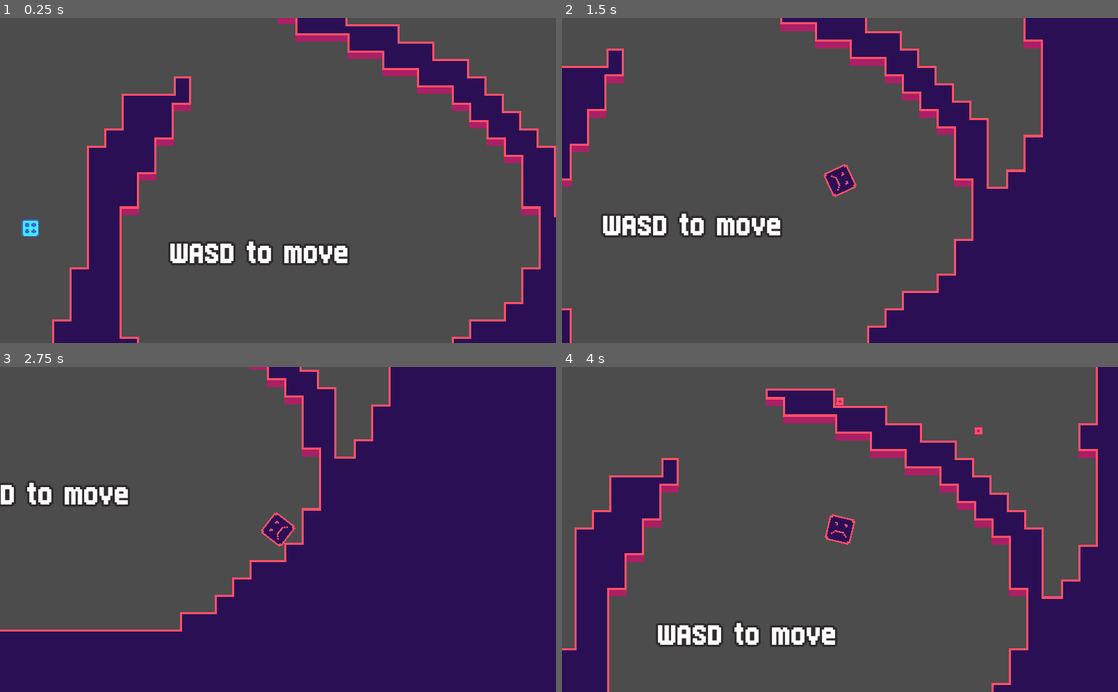
Above: before the commit, frames 1-4 (two rows, left to right).
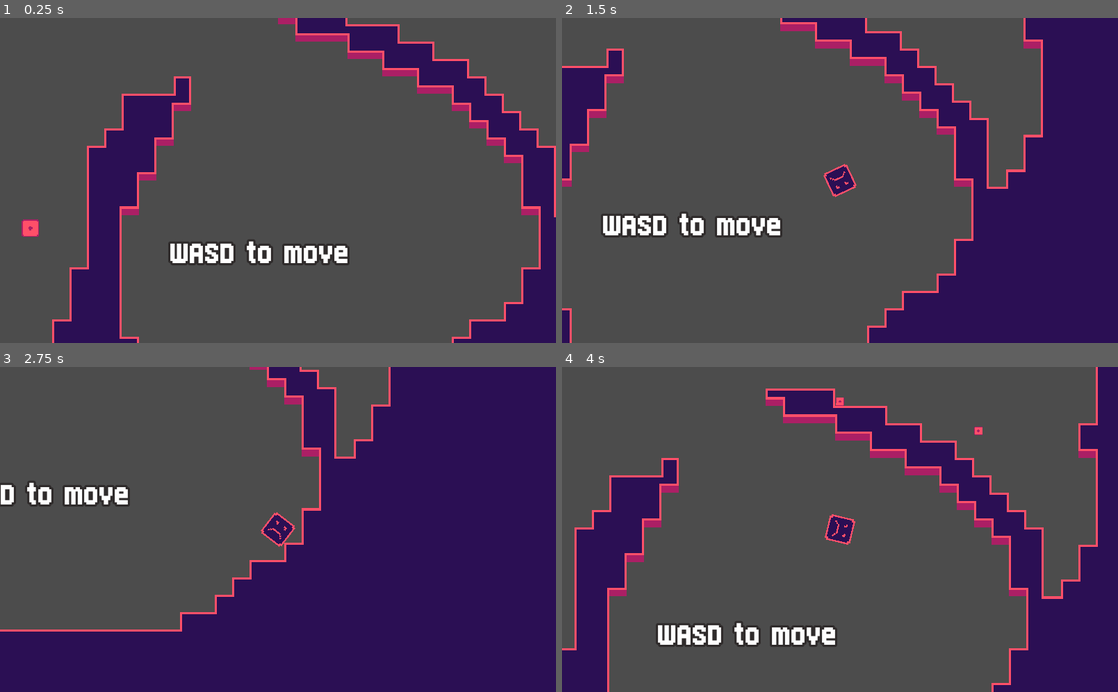
Above: after the commit, the same moments.

Repository: russmatney/dice-nine
Game: Godot game, scene res://src/progression/Level1.tscn
Same seed, same stepped clock (60 frames per second), same inputs: the game is played once before the commit and once after it.
Inputs (mouse positions are in pixels of both pictures, inside the frame that each line leads up to):
- Up to frame 1 (0.25 s): no input
- Up to frame 2 (1.5 s): tap Enter at 0.5, 1.25 s; move the mouse to (962, 164) at 0.52 s; hold D (move_right) 0.53-1.28 s; hold E (fire) 0.53-1.28 s; right-click (962, 164) at 0.8 s; move the mouse to (728, 196) at 1.27 s; hold J (move_down) from 1.28 s (still down); right-click (728, 196) at 1.35 s
- Up to frame 3 (2.75 s): tap E (fire) at 1.55 s; tap Enter at 2 s; move the mouse to (333, 458) at 2.02 s; release J (move_down) at 2.03 s; hold D (move_right) from 2.03 s (still down); hold E (fire) from 2.03 s (still down); right-click (333, 458) at 2.3 s
- Up to frame 4 (4 s): tap Enter at 2.75, 3.5 s; move the mouse to (812, 594) at 2.77 s; release D (move_right) at 2.78 s; release E (fire) at 2.78 s; hold K (move_up) 2.78-3.53 s; right-click (812, 594) at 2.85 s; tap E (fire) at 3.05 s; move the mouse to (1006, 578) at 3.52 s; hold A (move_left) from 3.53 s (still down); hold E (fire) from 3.53 s (still down); right-click (1006, 578) at 3.8 s

The runs differ from the first frame. In frame 1, 0.2% of the frame differs, in the area x 3-7%, y 61-68%; in frame 2, less than 0.1%; in frame 3, less than 0.1%; in frame 4, less than 0.1%.

Commit message:
feat: enemies respecting available sides

Diff:
--- a/src/Enemy.gd
+++ b/src/Enemy.gd
@@ -24,17 +24,21 @@
 func fire_positions():
   return [fire_pos1, fire_pos2, fire_pos3, fire_pos4]
 
+export(Array, String) var available_sides = []
+
 ### ready #####################################################################
 
 func _ready():
   if not current_side:
-    # current_side = Dice.roll_six_sided()
-    current_side = "four"
+    if available_sides.size() > 1:
+      current_side = available_sides[0]
+    else:
+      current_side = "one"
 
   fire_timer.wait_time = fire_time
   fire_timer.start(fire_time)
 
-  # TODO maybe to hectic/want control over this behavior
+  # TODO maybe too hectic/want control over this behavior
   roll_timer.wait_time = roll_every_t
   roll_timer.start()
 
@@ -81,12 +85,13 @@
   rolling_timer.start(rolling_time)
   anim.set_animation("roll")
   # excludes the current_side
-  next_side = Dice.roll_six_sided([current_side])
+  next_side = Dice.roll_six_sided([current_side], available_sides, current_side)
 
 func _on_RollingTimer_timeout():
   rolling = false
   set_side(next_side)
 
 func _on_RollTimer_timeout():
-  # do a roll!
-  roll()
+  if available_sides.size() > 1:
+    # do a roll!
+    roll()
--- a/src/Enemy.tscn
+++ b/src/Enemy.tscn
@@ -15,7 +15,7 @@
 [node name="AnimatedSprite" type="AnimatedSprite" parent="."]
 scale = Vector2( 2, 2 )
 frames = ExtResource( 1 )
-animation = "four"
+animation = "one"
 playing = true
 
 [node name="FirePosition1" type="Position2D" parent="."]
--- a/src/Player.tscn
+++ b/src/Player.tscn
@@ -13,6 +13,7 @@
 shape = SubResource( 1 )
 
 [node name="AnimatedSprite" type="AnimatedSprite" parent="."]
+rotation = 1.5708
 scale = Vector2( 3, 3 )
 frames = ExtResource( 1 )
 animation = "none"
--- a/src/progression/Level1.tscn
+++ b/src/progression/Level1.tscn
@@ -24,18 +24,22 @@
 [node name="Enemy" parent="." instance=ExtResource( 3 )]
 position = Vector2( 160, -520 )
 current_side = "one"
+available_sides = [ "one" ]
 
 [node name="Enemy2" parent="." instance=ExtResource( 3 )]
 position = Vector2( -520, -424 )
 current_side = "one"
+available_sides = [ "one" ]
 
 [node name="Enemy3" parent="." instance=ExtResource( 3 )]
 position = Vector2( -456, 88 )
 current_side = "one"
+available_sides = [ "one" ]
 
 [node name="Enemy4" parent="." instance=ExtResource( 3 )]
 position = Vector2( -328, -864 )
 current_side = "one"
+available_sides = [ "one" ]
 
 [node name="Upgrade" parent="." instance=ExtResource( 4 )]
 position = Vector2( 584, -632 )
Not shown, changed: todo.org
